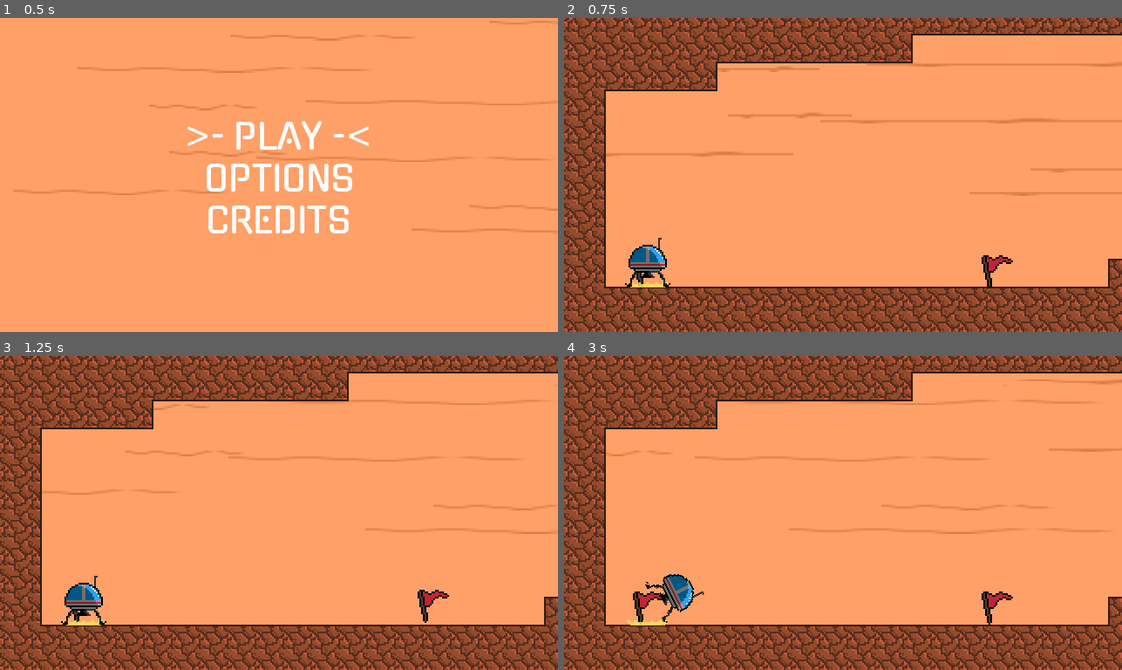
Above: before the commit, frames 1-4 (two rows, left to right).
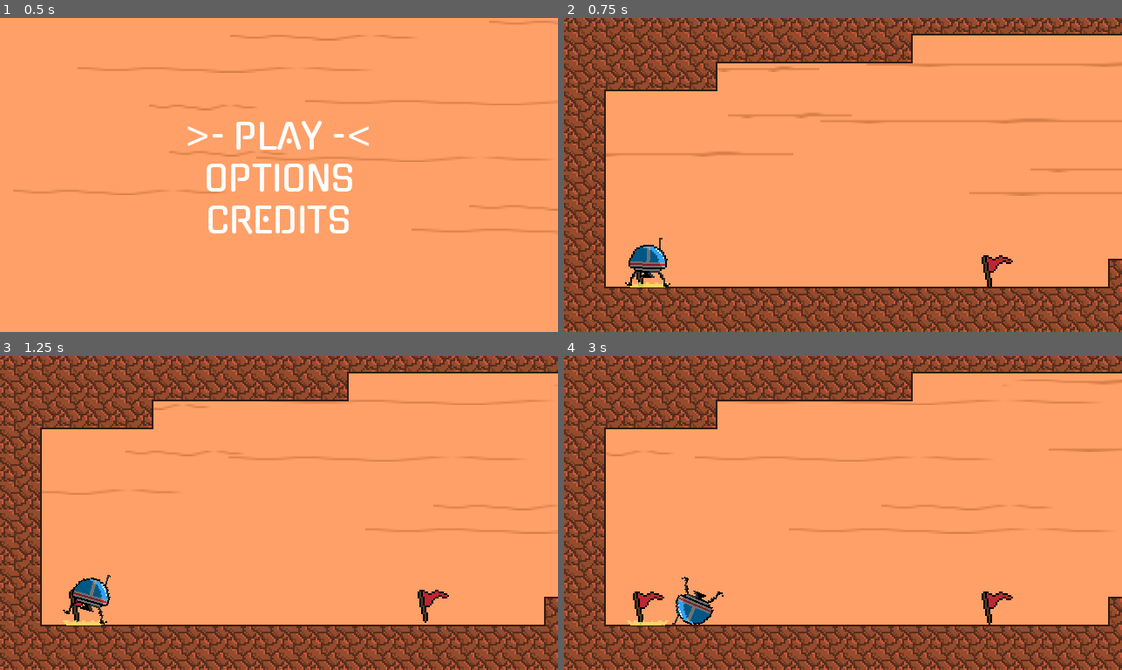
Above: after the commit, the same moments.

Repository: nicholasiasso/GMTKGameJam2020
Game: Godot game, scene res://Game.tscn
Two runs of this game, one before a commit and one after it. Both use one fixed random seed, a clock stepped at 60 frames per second and the inputs below.
Inputs:
- Up to frame 1 (0.5 s): no input
- Up to frame 2 (0.75 s): tap Enter (ui_accept) at 0.5 s; hold Right (right) from 0.53 s (still down)
- Up to frame 3 (1.25 s): keep holding Right (right); tap Enter (ui_accept) at 0.77 s
- Up to frame 4 (3 s): release Right (right) at 1.28 s; hold Down (down) 1.28-2.03 s; tap Enter (ui_accept) at 1.52 s; hold Right (right) 2.03-2.78 s; hold Up (up) from 2.78 s (still down)

Frame 1 is identical in both runs. In frame 2, 0.1% of the frame differs, in the area x 10-19%, y 70-86%; in frame 3, 0.7%; in frame 4, 1.0%, in the area x 14-29%, y 69-86%.

Commit message:
Fixed camera bounding and adjusted checkpoint 6 camera position

Diff:
--- a/godotproject/character/Character.gd
+++ b/godotproject/character/Character.gd
@@ -14,9 +14,6 @@
 var camera: Camera2D
 
 signal active_checkpoint_changed(checkpoint)
-
-func _ready():
-	$VisibilityHitbox.connect("screen_exited", self, "left_screen")
 
 class InputSlice:
 	# I'm not using getters and setters here because
@@ -91,3 +88,7 @@
 
 func left_screen() -> void:
 	self.is_on_screen = false
+
+#When this characters area exits the camera bounding box
+func _on_Area2D_area_exited(area):
+	self.is_on_screen = false
--- a/godotproject/character/Character.tscn
+++ b/godotproject/character/Character.tscn
@@ -5,7 +5,7 @@
 [ext_resource path="res://character/FireParticle.tscn" type="PackedScene" id=3]
 
 [sub_resource type="RectangleShape2D" id=1]
-extents = Vector2( 14, 8 )
+extents = Vector2( 14, 14 )
 
 [node name="Character" type="RigidBody2D"]
 gravity_scale = 0.3
@@ -27,14 +27,9 @@
 position = Vector2( 0, 2 )
 
 [node name="CollisionShape2D" type="CollisionShape2D" parent="CheckpointCollider"]
-position = Vector2( 0, 8 )
 shape = SubResource( 1 )
 
 [node name="FireParticle" parent="." instance=ExtResource( 3 )]
-position = Vector2( 0, 14 )
-
-[node name="VisibilityHitbox" type="VisibilityNotifier2D" parent="."]
-position = Vector2( 0, 2 )
-scale = Vector2( 1.6, 1.6 )
+position = Vector2( -1, 13 )
 [connection signal="area_entered" from="CheckpointCollider" to="." method="_on_CheckpointCollider_area_entered"]
 [connection signal="area_exited" from="CheckpointCollider" to="." method="_on_CheckpointCollider_area_exited"]
--- a/godotproject/levels/World.tscn
+++ b/godotproject/levels/World.tscn
@@ -454,6 +454,9 @@
 } ]
 0/z_index = 0
 
+[sub_resource type="RectangleShape2D" id=49]
+extents = Vector2( 160, 90 )
+
 [node name="World" type="Node2D"]
 
 [node name="RockTileMap" type="TileMap" parent="."]
@@ -470,6 +473,11 @@
 
 [node name="Tween" type="Tween" parent="Camera"]
 
+[node name="BoundingBox" type="Area2D" parent="Camera"]
+
+[node name="CollisionShape2D" type="CollisionShape2D" parent="Camera/BoundingBox"]
+shape = SubResource( 49 )
+
 [node name="Checkpoint" parent="." instance=ExtResource( 6 )]
 position = Vector2( 40, 168 )
 
@@ -507,7 +515,7 @@
 position = Vector2( 0, -8 )
 
 [node name="CameraCenter" parent="Checkpoint6" index="4"]
-position = Vector2( -48, -88 )
+position = Vector2( -48, -72 )
 
 [node name="Checkpoint7" parent="." instance=ExtResource( 6 )]
 position = Vector2( 728, -136 )
@@ -532,7 +540,7 @@
 
 [node name="Character" parent="." instance=ExtResource( 8 )]
 position = Vector2( 40, 160 )
-INPUT_DELAY_MSECS = 750.0
+[connection signal="area_exited" from="Camera/BoundingBox" to="Character" method="_on_Area2D_area_exited"]
 [connection signal="active_checkpoint_changed" from="Character" to="Camera" method="_on_Character_active_checkpoint_changed"]
 
 [editable path="Checkpoint"]
Not shown: 1 places in godotproject/levels/World.tscn that only renumber resources
